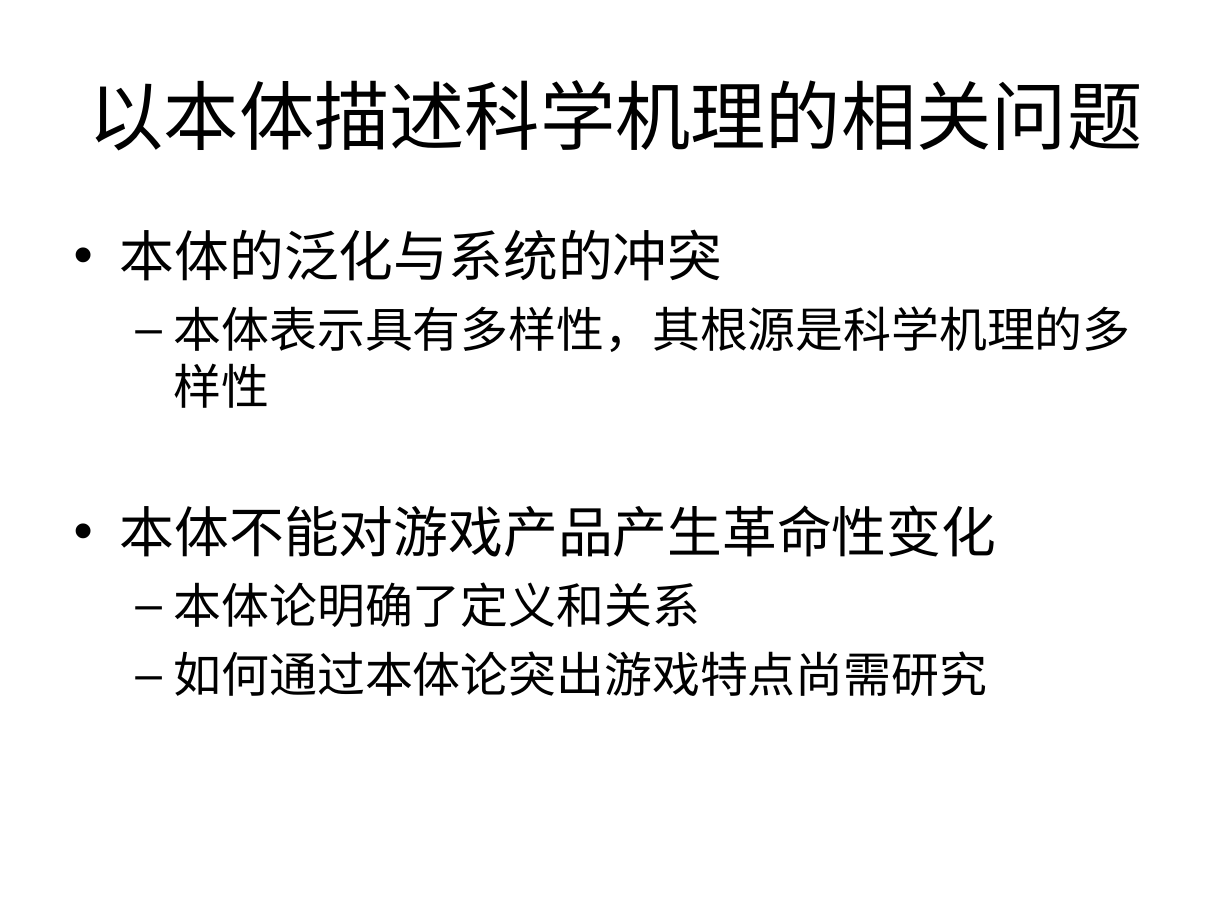
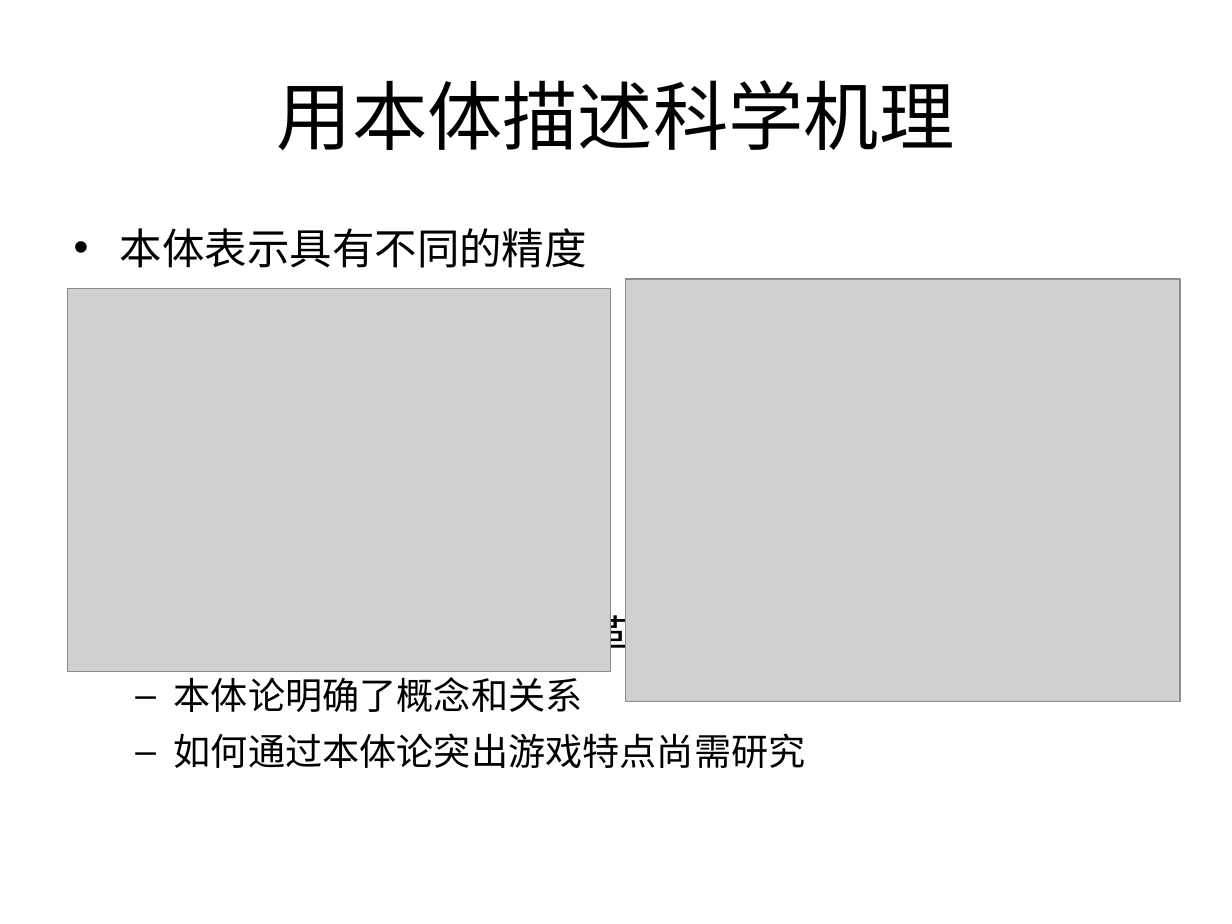
Before and after one commit to Nookleptia/qianmen3d, a slide deck: slide 43 of 毕设文件/毕设提纲.ppt (slide 42 before the commit). Drawn at 1232x924 pixels with LibreOffice and Linux fonts; fonts in the diff are those of the drawing; grey boxes stand for pictures. Boxes give left, top, right and bottom in pixels: in the first picture for what was removed or moved away, otherwise in the second. Text is boxed around its words. In the diff, an @@ line names an element or a change of style, - is before the commit and + after.

```diff
--- a/毕设文件/毕设提纲.ppt
+++ b/毕设文件/毕设提纲.ppt
@@ title at (x1=277, y1=80, x2=955, y2=150): text changed @@
-以本体描述科学机理的相关问题
+用本体描述科学机理
@@ text at (x1=120, y1=228, x2=587, y2=268): text changed; size 28 to 24.8 pt @@
-• 本体的泛化与系统的冲突
-  – 本体表示具有多样性，其根源是科学机理的多样性
+• 本体表示具有不同的精度
@@ picture added at (x1=68, y1=288, x2=611, y2=670) @@
@@ picture added at (x1=626, y1=280, x2=1180, y2=702) @@
@@ text at (x1=120, y1=608, x2=806, y2=768): size 32 to 24.8 pt in "本体不能对游戏产品产生革命性变化"; size 28 to 21.7 pt in "如何通过本体论突出游戏特点尚需研究" @@
@@ text at (x1=174, y1=671, x2=583, y2=712): text changed; size 28 to 21.7 pt @@
-  – 本体论明确了定义和关系
+  – 本体论明确了概念和关系
```
Also in this commit, not shown: 24 other slides changed, 6 slides added, 4 slides removed, 2 other files.
